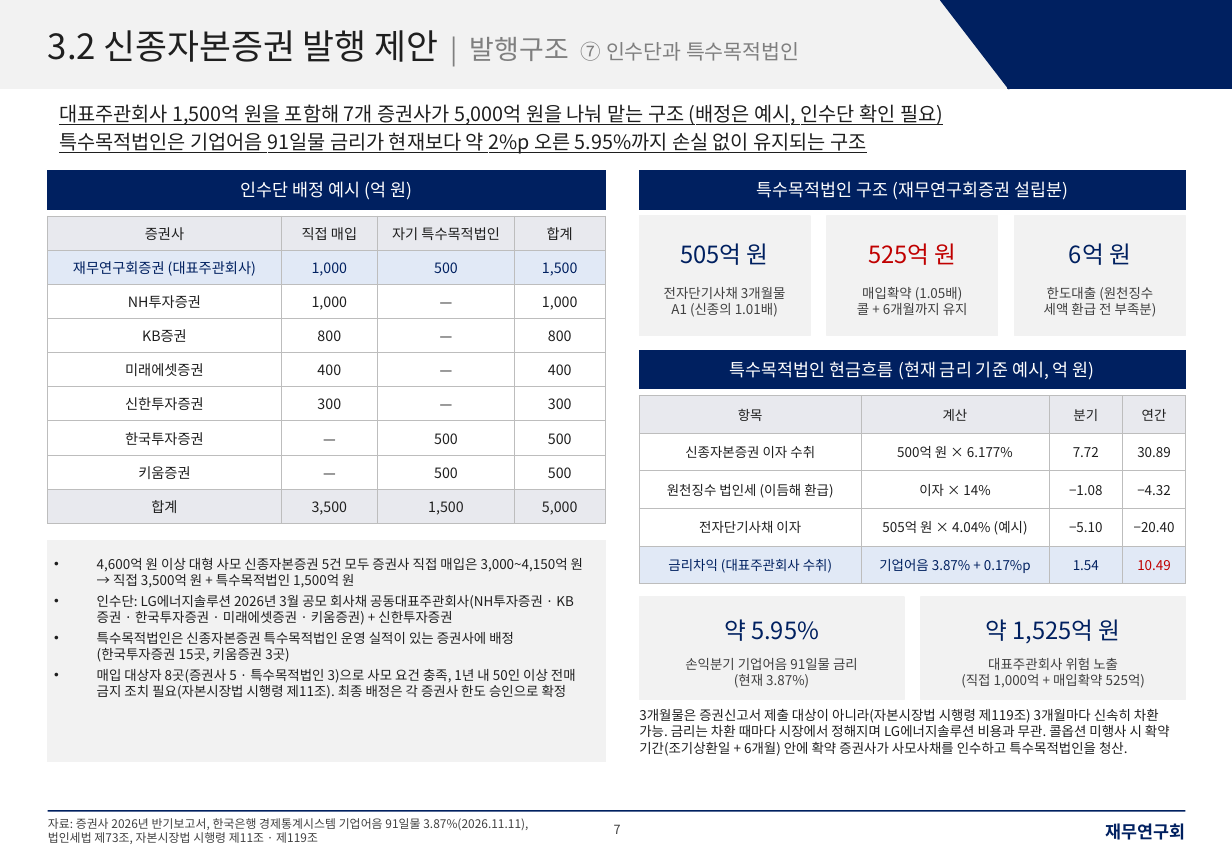
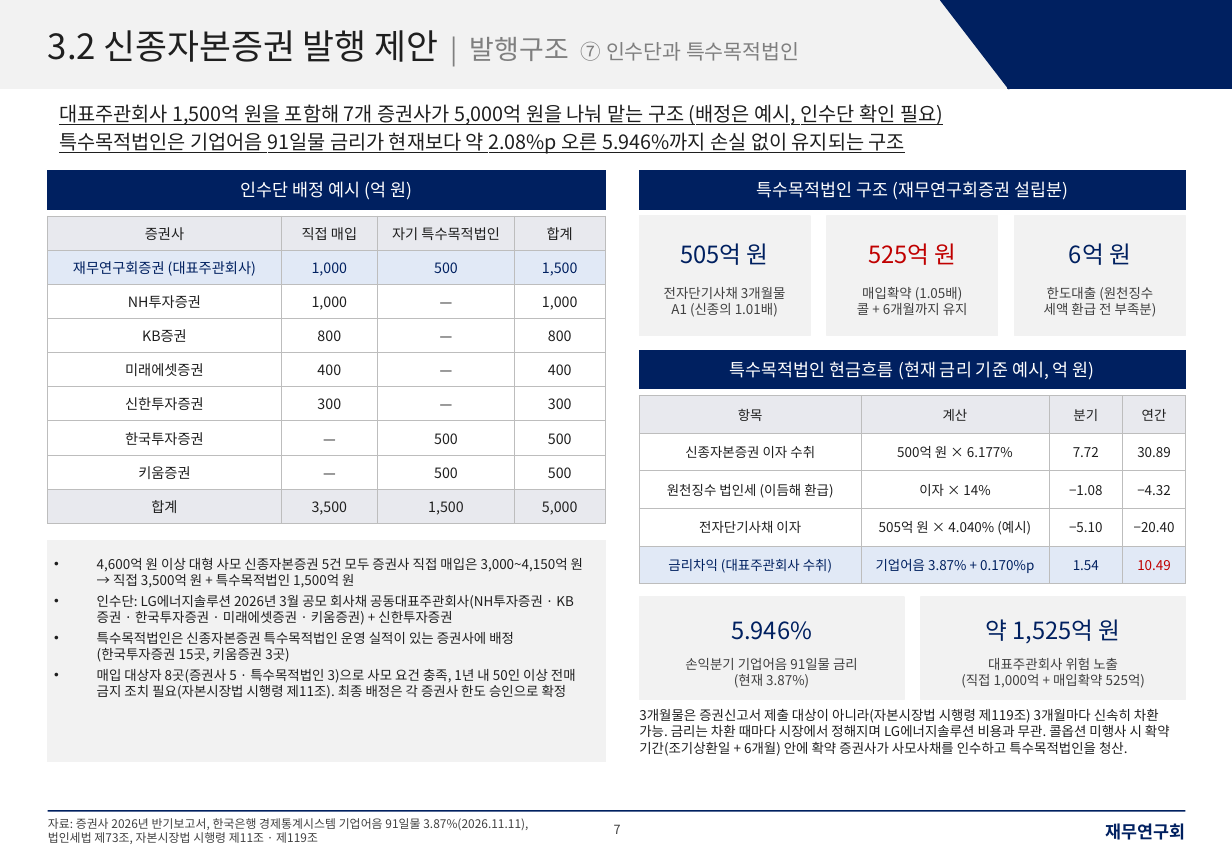
Before and after one commit to shy065542-rgb/SSHHYY, a slide deck: slide 7 of LGES_신종_발행구조_재무연구회양식.pptx. Drawn at 1232x853 pixels with LibreOffice and Linux fonts; fonts in the diff are those of the drawing. Boxes give left, top, right and bottom in pixels: in the first picture for what was removed or moved away, otherwise in the second. Text is boxed around its words. In the diff, an @@ line names an element or a change of style, - is before the commit and + after.

```diff
--- a/LGES_신종_발행구조_재무연구회양식.pptx
+++ b/LGES_신종_발행구조_재무연구회양식.pptx
@@ text at (x1=59, y1=132, x2=905, y2=154): text changed @@
-특수목적법인은 기업어음 91일물 금리가 현재보다 약 2%p 오른 5.95%까지 손실 없이 유지되는 구조
+특수목적법인은 기업어음 91일물 금리가 현재보다 약 2.08%p 오른 5.946%까지 손실 없이 유지되는 구조
@@ table at (x1=639, y1=396, x2=1185, y2=577) @@
-row 4, column 2: 505억 원 × 4.04% (예시)
+row 4, column 2: 505억 원 × 4.040% (예시)
-row 5, column 2: 기업어음 3.87% + 0.17%p
+row 5, column 2: 기업어음 3.87% + 0.170%p
@@ text at (x1=731, y1=621, x2=812, y2=640): text changed @@
-약 5.95%
+5.946%
```
Also in this commit, not shown: 2 other slides changed, 1 other file.
